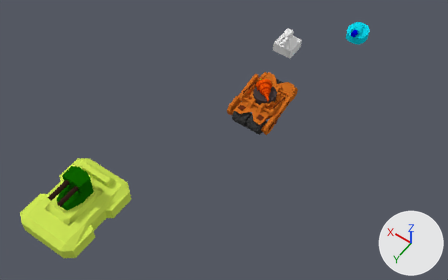
Renders of the Blender file Unity/Tank1.blend from each side of a commit.
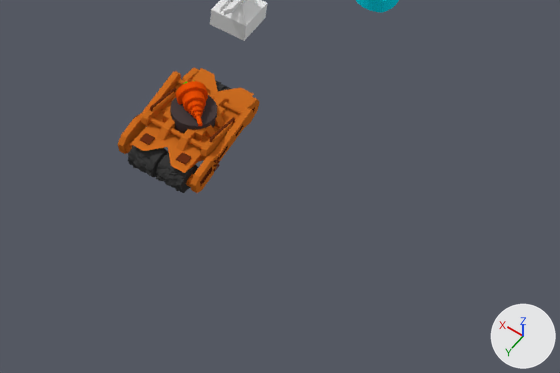
Each version appears first whole from a camera (50 mm lens) standing at (-21.2, 45.4, 42.1) and looking at (0.8, 14.7, -6.2), and next in a close-up on the part from 38% to 100% of the width and 14% to 80% of the height. Arrows for +X, +Y and +Z are at lower right; the lights stay in place.
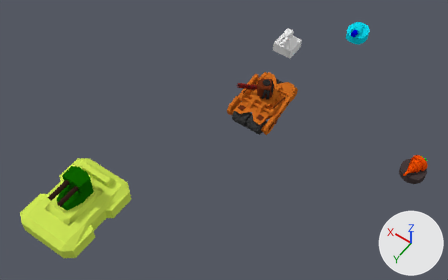
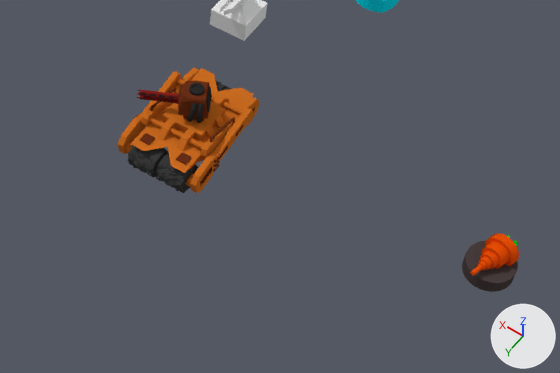
Pixel boxes (x1, y1, x2, y2) of what changed, in the close-ups (560 x 373 px):
'Cylinder.001', moved, turned
    before: (170, 81, 217, 134)
    after: (462, 233, 519, 292)
'Cube.004', added
    after: (137, 81, 212, 123)
    faces in mat_material_009 (brown #6a2f17): (178, 81, 210, 121)
    faces in mat_material_008 (black #2b2b2b): (140, 83, 212, 123)
    faces in mat_material_010 (red #85211c): (137, 90, 179, 104)

Edits to the bpy script that builds the scene:
```text
Add mat_material_009:
    mat_material_009 = diffuse_material('Material.009')
    mat_material_009.base_color = (0.144, 0.0284, 0.00857)  # brown #6a2f17
Add mat_material_010:
    mat_material_010 = diffuse_material('Material.010')
    mat_material_010.base_color = (0.235, 0.0155, 0.0118)  # red #85211c
Add mat_material_008:
    mat_material_008 = diffuse_material('Material.008')
    mat_material_008.base_color = (0.024, 0.024, 0.024)  # black #2b2b2b
Add me_cube_005:
    me_cube_005.from_pydata(...)  # 1241 vertices, 1108 faces, 2 loose edges; spans x -1.01..1.01, y -1.53..2.0, z -0.75..1.37
    # faces by material slot: [965, 45, 98]
    me_cube_005.materials.append(mat_material_008)  # black #2b2b2b
    me_cube_005.materials.append(mat_material_009)  # brown #6a2f17
    me_cube_005.materials.append(mat_material_010)  # red #85211c
Change ob_cylinder_001:
    ob_cylinder_001.location: (5.0, 0.0, -15.5) -> (-15.0, 0.0, -15.5)
    ob_cylinder_001.rotation_euler: (0.0, 0.0, 0.785) -> (0.0, 0.0, -0.262)  # degrees (0, 0, 45) -> degrees (0, 0, -15)
Add ob_cube_004:
    ob_cube_004 = bpy.data.objects.new('Cube.004', me_cube_005)
    ob_cube_004.location = (5.9, 0.44, -15.0)
    ob_cube_004.rotation_euler = (0.0, 0.0, -1.113)  # degrees (0, 0, -64)
    ob_cube_004.scale = (1.3, 1.3, 1.3)
```
